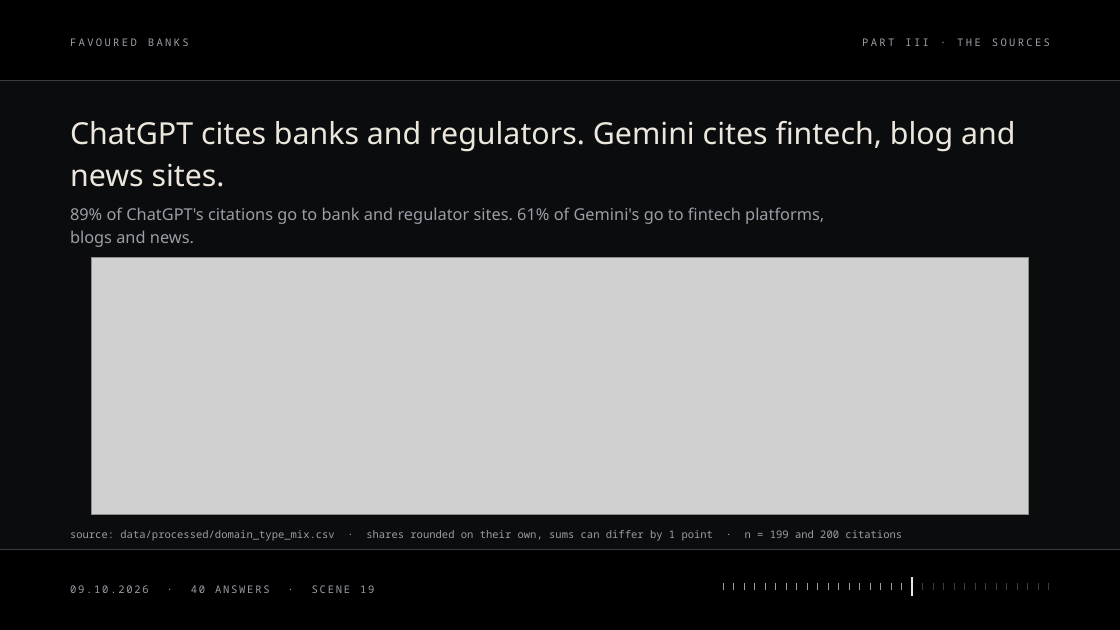
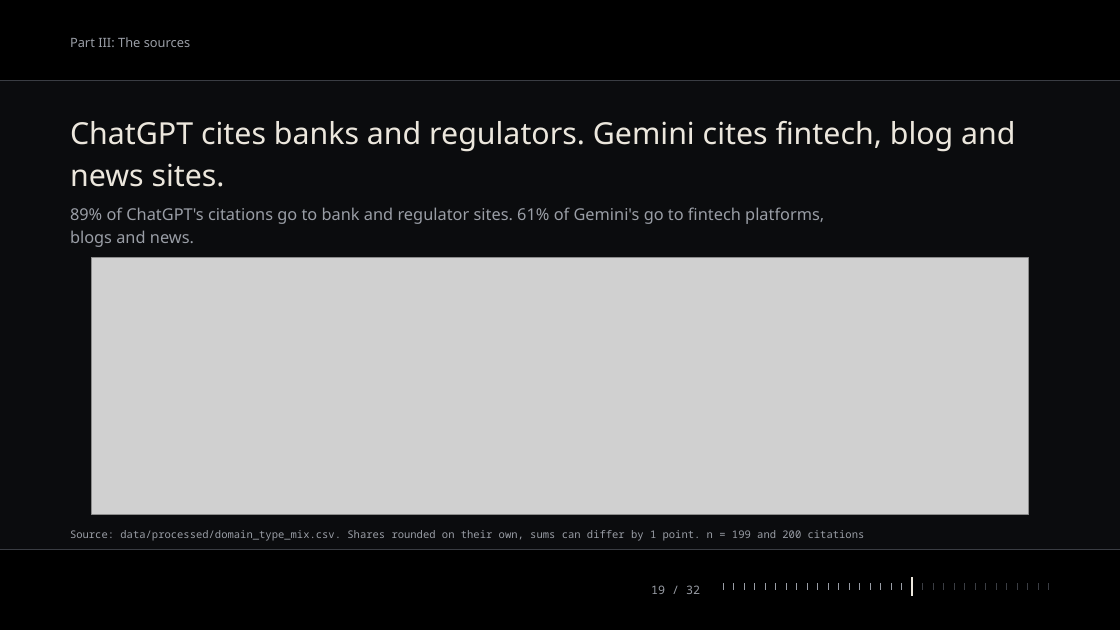
Before and after one commit to rgmwnn/geo-bank-visibility, a slide deck: slide 19 of deck/out/favoured-banks.pptx. Drawn at 1120x630 pixels with LibreOffice and Linux fonts; fonts in the diff are those of the drawing; grey boxes stand for pictures. Boxes give left, top, right and bottom in pixels: in the first picture for what was removed or moved away, otherwise in the second. Text is boxed around its words. In the diff, an @@ line names an element or a change of style, - is before the commit and + after.

```diff
--- a/deck/out/favoured-banks.pptx
+++ b/deck/out/favoured-banks.pptx
@@ text at [70,37,191,47]: text changed; size 9 to 11 pt; font Noto Sans Mono to Noto Sans @@
-PART III · THE SOURCES
+Part III: The sources
@@ text removed at [70,38,189,46] @@
-FAVOURED BANKS
@@ text at [70,530,865,541]: text changed @@
-source: data/processed/domain_type_mix.csv · shares rounded on their own, sums can differ by 1 point · n = 199 and 200 citations
+Source: data/processed/domain_type_mix.csv. Shares rounded on their own, sums can differ by 1 point. n = 199 and 200 citations
@@ text removed at [70,585,374,593] @@
-09.10.2026 · 40 ANSWERS · SCENE 19
@@ text added at [651,585,700,594], 10 pt, text #9A9EA6 @@
+19 / 32
```
Also in this commit, not shown: 31 other slides changed, 7 other files.
